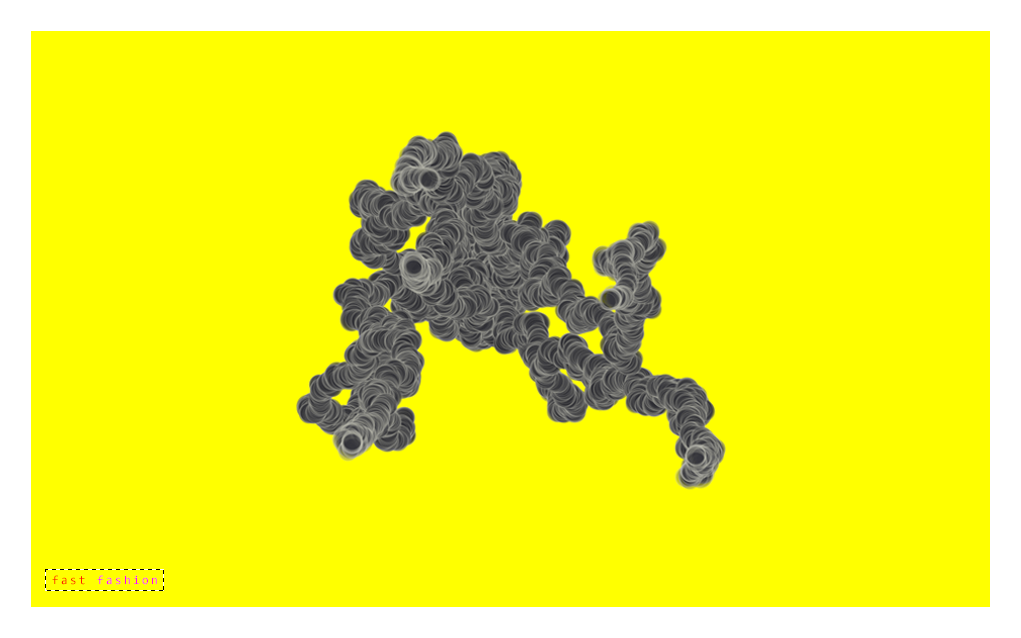
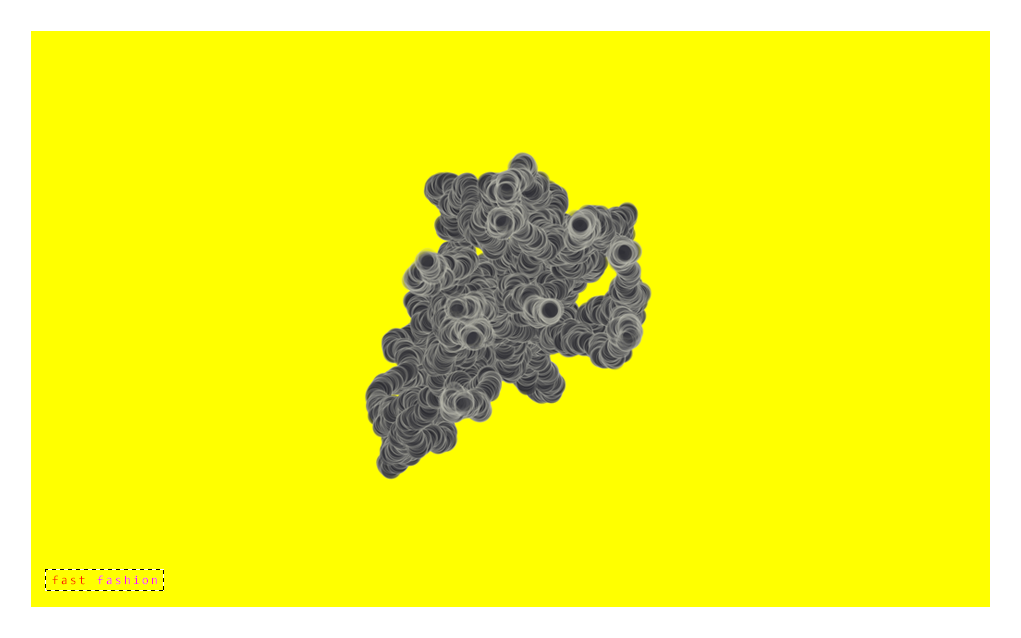
Comparing the layer stacks of the two 1021px x 638px images. Changes:
added layer "Layer 5" above "fast fashion_10_480000" over [364, 151, 657, 480]
hid "Layer 4" over [296, 131, 726, 490]
painted on "fastfashion_10walkers_10m" over [345, 169, 674, 461]
